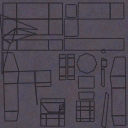
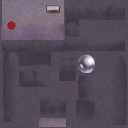
Comparing the layer stacks of the two 128×128 images. Changes:
added layer "Capa 5" above "Capa 4" over [6, 20, 17, 31]
added layer "Capa 4" above "Capa 1" over [1, 0, 127, 127]
hid "Capa 1" over [0, 2, 127, 128]